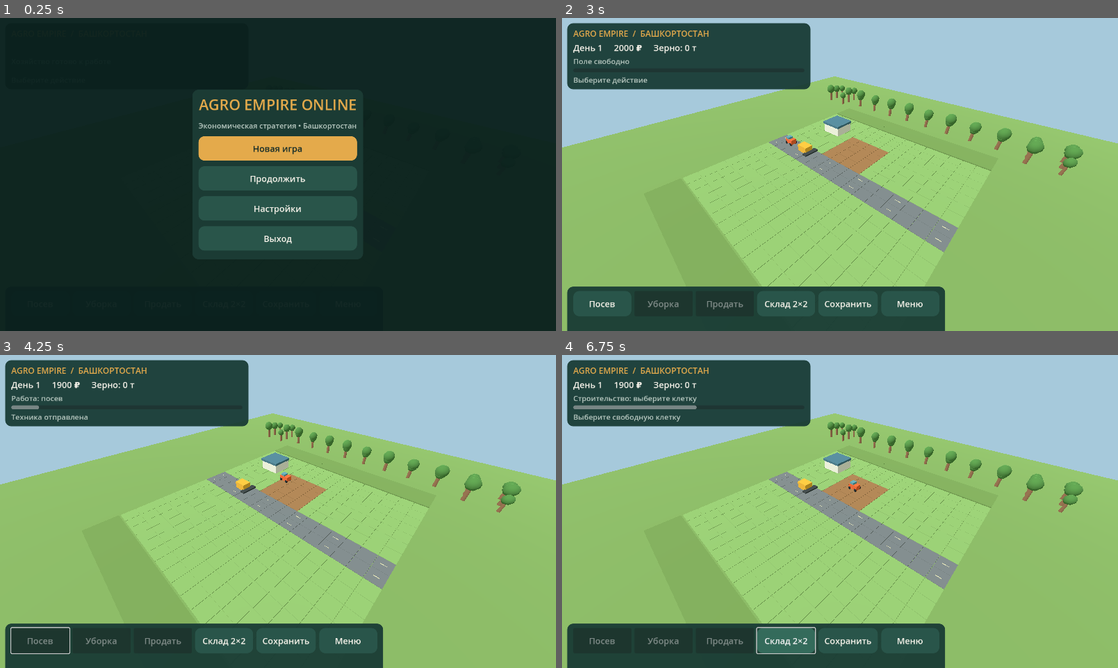
Above: before the commit, frames 1-4 (two rows, left to right).
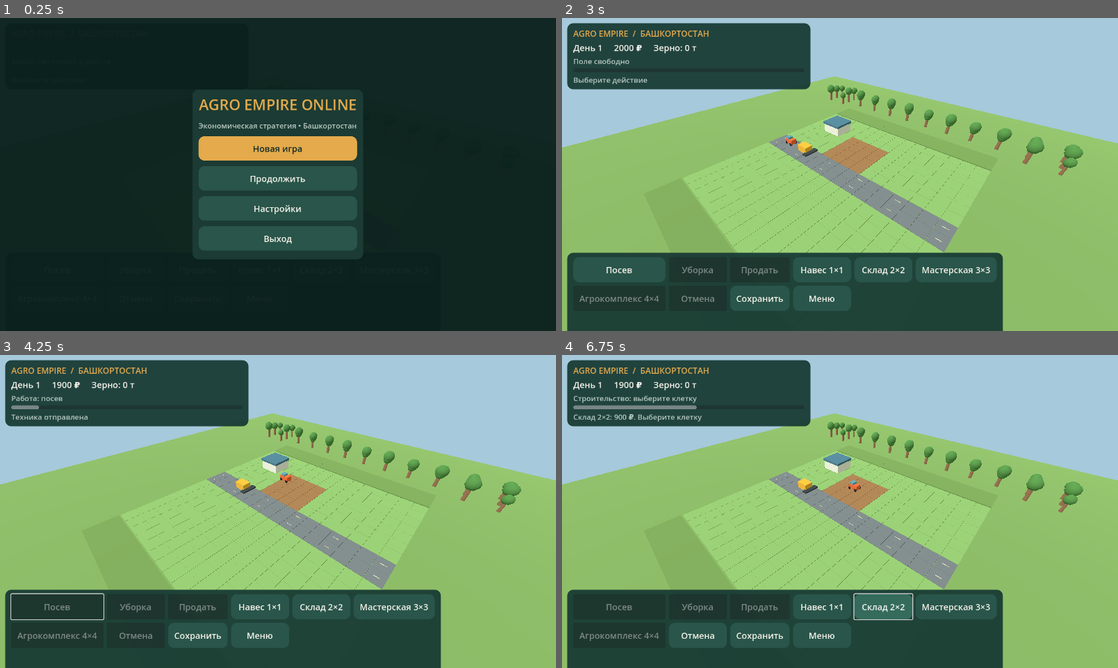
Above: after the commit, the same moments.

Repository: maillunex-lang/fermabash
Game: Godot game, scene res://scenes/Main.tscn
Two runs of this game, one before a commit and one after it. Both use one fixed random seed, a clock stepped at 60 frames per second and the inputs below.
Inputs (mouse positions are in pixels of both pictures, inside the frame that each line leads up to):
- Up to frame 1 (0.25 s): no input
- Up to frame 2 (3 s): click "Сохранить" at 0.5 s; click "Меню" at 1.25 s; click (695, 299) at 2 s, where only the run after the commit has a clickable "Отмена"; click "Новая игра" at 2.75 s
- Up to frame 3 (4.25 s): click "Посев" at 3.5 s
- Up to frame 4 (6.75 s): click "Склад 2×2" at 4.25 s; click (823, 605) at 5 s, where only the run after the commit has a clickable "Навес 1×1"; click (956, 605) at 5.75 s, where only the run after the commit has a clickable "Мастерская 3×3"; click "Склад 2×2" at 6.5 s

The runs differ from the first frame. In frame 2, 11% of the frame differs, in the area x 0-80%, y 74-100%; in frame 3, 11%; in frame 4, 12%, in the area x 0-80%, y 18-100%.

Commit message:
feat: stage 2.3 grid building catalog and placement preview
* feat(stage2.3): catalog and footprint-aware collision rules with legacy saves

* feat(stage2.3): multi-size buildings preview placement and cancellation

* feat(stage2.3): building catalog buttons and cancel control

* test(stage2.3): update action catalog expectations

* test(stage2.3): footprints collisions prices cancellation and legacy saves

* test(stage2.3): correct single-cell overlap assertion

* test(stage2.3): verify rejected construction on occupied cell

* fix(stage2.3): update placement preview on touch drag

* ci(stage2.3): include construction tests in CI and Android build

* ci(stage2.3): include construction tests in CI and Android build

* docs(stage2.3): describe building catalog placement rules and compatibility

Diff:
--- a/scripts/main.gd
+++ b/scripts/main.gd
@@ -16,6 +16,9 @@
 var progress := 0.0
 var structures := {"2,2":true}
 var build := false
+var build_kind := "warehouse"
+var preview_cell := Vector2i(-1,-1)
+var preview: MeshInstance3D
 var running := false
 var world: Node3D
 var cam: Camera3D
@@ -31,6 +34,9 @@
 func _ready() -> void:
  world = Node3D.new()
  add_child(world)
+ preview = MeshInstance3D.new()
+ add_child(preview)
+ preview.visible = false
  var sun := DirectionalLight3D.new()
  sun.rotation_degrees = Vector3(-55,-30,0)
  sun.light_energy = 1.25
@@ -62,6 +68,10 @@
   "harvest": _job("harvest")
   "sell": _sell()
   "build": _start_build()
+  "build_shed": _start_build("shed")
+  "build_workshop": _start_build("workshop")
+  "build_complex": _start_build("complex")
+  "cancel_build": _cancel_build()
   "save": _save()
   "menu": _menu()
   "new": _new()
@@ -89,6 +99,7 @@
  job = ""
  progress = 0
  structures = {"2,2":true}
+ _cancel_build()
  _draw()
  _close()
 func _cube(parent: Node3D,pos: Vector3,size: Vector3,color: Color) -> void:
@@ -117,8 +128,12 @@
   var p: Array = key.split(",")
   var x := int(p[0])
   var z := int(p[1])
-  _cube(world,Vector3((x+1)*CELL,1.2,(z+1)*CELL),Vector3(5.4,2.4,5.4),Color("d4d5c9"))
-  _cube(world,Vector3((x+1)*CELL,2.7,(z+1)*CELL),Vector3(5.8,0.6,5.8),Color("406c7e"))
+  var kind: String = BuildRules.kind_of(structures[key])
+  var size: int = BuildRules.size_of(structures[key])
+  var width := float(size)*CELL
+  var center := Vector3((x+float(size)*0.5)*CELL,1.2,(z+float(size)*0.5)*CELL)
+  _cube(world,center,Vector3(width-0.6,2.4,width-0.6),Color("d4d5c9"))
+  _cube(world,center+Vector3(0,1.5,0),Vector3(width-0.2,0.6,width-0.2),Color.html(str(BuildRules.definition(kind)["color"])))
  tractor = Node3D.new()
  world.add_child(tractor)
  _cube(tractor,Vector3(0,0.8,0),Vector3(2.5,1.2,1.6),Color("d65b2d"))
@@ -147,9 +162,40 @@
  job = kind
  progress = 0.0
  status.text = "Техника отправлена"
-func _start_build() -> void:
+func _start_build(kind: String = "warehouse") -> void:
+ if not BuildRules.CATALOG.has(kind):
+  return
+ build_kind = kind
  build = true
- status.text = "Выберите свободную клетку"
+ preview_cell = Vector2i(-1,-1)
+ preview.visible = false
+ var item: Dictionary = BuildRules.definition(kind)
+ status.text = "%s %d×%d: %d ₽. Выберите клетку" % [item["title"],item["size"],item["size"],item["cost"]]
+func _cancel_build() -> void:
+ build = false
+ preview_cell = Vector2i(-1,-1)
+ if preview != null:
+  preview.visible = false
+func _update_preview(position: Vector2) -> void:
+ if not build:
+  return
+ var cell := _screen_cell(position)
+ preview_cell = cell
+ if cell.x < 0:
+  preview.visible = false
+  return
+ var size: int = int(BuildRules.definition(build_kind)["size"])
+ var valid := BuildRules.can_place(cell,structures,build_kind) and cash >= BuildRules.price(build_kind)
+ var mesh := BoxMesh.new()
+ mesh.size = Vector3(float(size)*CELL,0.12,float(size)*CELL)
+ preview.mesh = mesh
+ preview.position = Vector3((float(cell.x)+float(size)*0.5)*CELL,0.18,(float(cell.y)+float(size)*0.5)*CELL)
+ var material := StandardMaterial3D.new()
+ material.albedo_color = Color(0.2,0.9,0.35,0.6) if valid else Color(0.95,0.22,0.2,0.6)
+ material.transparency = BaseMaterial3D.TRANSPARENCY_ALPHA
+ material.shading_mode = BaseMaterial3D.SHADING_MODE_UNSHADED
+ preview.material_override = material
+ preview.visible = true
 func _sell() -> void:
  if grain == 0:
   status.text = "Склад пуст"
@@ -187,14 +233,19 @@
  game_ui.update_hud(day,cash,grain,stage,job,progress,build)
 func _camera() -> void:
  camera_rig.apply(cam)
-func _pick_cell(position: Vector2) -> void:
+func _screen_cell(position: Vector2) -> Vector2i:
  var origin := cam.project_ray_origin(position)
  var dir := cam.project_ray_normal(position)
  if abs(dir.y) < 0.00001:
-  return
+  return Vector2i(-1,-1)
  var p := origin+dir*(-origin.y/dir.y)
  var cell := Vector2i(floori(p.x/CELL),floori(p.z/CELL))
  if cell.x < 0 or cell.y < 0 or cell.x >= 16 or cell.y >= 16:
+  return Vector2i(-1,-1)
+ return cell
+func _pick_cell(position: Vector2) -> void:
+ var cell := _screen_cell(position)
+ if cell.x < 0:
   return
  if build:
   _build(cell)
@@ -217,23 +268,32 @@
   if e.position.distance_to(touch_start) > 14:
    touch_moved = true
   camera_rig.touch(e)
+  if build:
+   _update_preview(e.position)
  elif e is InputEventMouseButton and e.button_index == MOUSE_BUTTON_LEFT and e.pressed:
   _pick_cell(e.position)
+ elif e is InputEventMouseMotion:
+  camera_rig.mouse(e)
+  _update_preview(e.position)
+ elif e is InputEventKey and e.pressed and e.keycode == KEY_ESCAPE and build:
+  _cancel_build()
+  status.text = "Строительство отменено"
  else:
   camera_rig.mouse(e)
  _camera()
 func _build(cell: Vector2i) -> void:
- if cash < 900:
+ var price: int = BuildRules.price(build_kind)
+ if cash < price:
   status.text = "Недостаточно денег"
   return
- if not BuildRules.can_place(cell, structures):
+ if not BuildRules.can_place(cell,structures,build_kind):
   status.text = "Недоступная или занятая клетка"
   return
- cash -= 900
- structures["%d,%d" % [cell.x,cell.y]] = true
- build = false
+ cash -= price
+ structures["%d,%d" % [cell.x,cell.y]] = build_kind
+ _cancel_build()
  _draw()
- status.text = "Склад построен!"
+ status.text = "Постройка завершена!"
 func _snapshot() -> Dictionary:
  return {"version":1,"cash":cash,"grain":grain,"stage":stage,"structures":structures.duplicate(),"job":job,"progress":progress,"day":day,"elapsed_seconds":elapsed_seconds}
 func _save() -> void:
@@ -250,6 +310,7 @@
  grain = int(data["grain"])
  stage = int(data["stage"])
  structures = data["structures"].duplicate()
+ _cancel_build()
  job = str(data["job"])
  progress = float(data["progress"])
  day = int(data["day"])
--- a/scripts/systems/build_rules.gd
+++ b/scripts/systems/build_rules.gd
@@ -1,12 +1,33 @@
 extends RefCounted
-## Pure placement rules. The client and a future authoritative server can share these constraints.
+## Deterministic grid placement rules, independent of UI and rendering.
 const GRID_SIZE := 16
 const BUILDING_SIZE := 2
 const BUILDING_COST := 900
+const CATALOG := {
+ "shed": {"title":"Навес","size":1,"cost":250,"color":"9d8564"},
+ "warehouse": {"title":"Склад","size":2,"cost":900,"color":"406c7e"},
+ "workshop": {"title":"Мастерская","size":3,"cost":1600,"color":"b16f45"},
+ "complex": {"title":"Агрокомплекс","size":4,"cost":3000,"color":"648e62"}
+}
 
-static func can_place(cell: Vector2i, structures: Dictionary) -> bool:
- for x in range(cell.x, cell.x + BUILDING_SIZE):
-  for z in range(cell.y, cell.y + BUILDING_SIZE):
+static func definition(kind: String) -> Dictionary:
+ return CATALOG.get(kind,{})
+
+static func kind_of(value: Variant) -> String:
+ # Stage 1 and 2.2 saves store true for an existing 2x2 warehouse.
+ if value is String and CATALOG.has(value):
+  return value
+ return "warehouse"
+
+static func size_of(value: Variant) -> int:
+ return int(definition(kind_of(value)).get("size",BUILDING_SIZE))
+
+static func can_place(cell: Vector2i, structures: Dictionary, kind: String = "warehouse") -> bool:
+ if not CATALOG.has(kind):
+  return false
+ var footprint := int(CATALOG[kind]["size"])
+ for x in range(cell.x,cell.x+footprint):
+  for z in range(cell.y,cell.y+footprint):
    if x < 0 or z < 0 or x >= GRID_SIZE or z >= GRID_SIZE:
     return false
    if z == 7 or z == 8:
@@ -19,6 +40,10 @@
      return false
     var bx := int(parts[0])
     var bz := int(parts[1])
-    if x >= bx and x < bx + BUILDING_SIZE and z >= bz and z < bz + BUILDING_SIZE:
+    var existing_size := size_of(structures[key])
+    if x >= bx and x < bx+existing_size and z >= bz and z < bz+existing_size:
      return false
  return true
+
+static func price(kind: String) -> int:
+ return int(definition(kind).get("cost",0))
--- a/scripts/ui/game_ui.gd
+++ b/scripts/ui/game_ui.gd
@@ -89,7 +89,8 @@
  actions_panel.add_child(flow)
  for entry in [
   ["Посев","sow"],["Уборка","harvest"],["Продать","sell"],
-  ["Склад 2×2","build"],["Сохранить","save"],["Меню","menu"]
+  ["Навес 1×1","build_shed"],["Склад 2×2","build"],["Мастерская 3×3","build_workshop"],
+  ["Агрокомплекс 4×4","build_complex"],["Отмена","cancel_build"],["Сохранить","save"],["Меню","menu"]
  ]:
   action_buttons[entry[1]] = _button(flow,entry[0],entry[1])
 
@@ -125,7 +126,7 @@
  var compact := viewport.x < 900
  info_panel.position = Vector2(12,12)
  info_panel.size = Vector2(minf(viewport.x-24,560 if not compact else viewport.x-24),0)
- actions_panel.position = Vector2(12,viewport.y-(188 if compact else 102))
+ actions_panel.position = Vector2(12,viewport.y-(250 if compact else 180))
  actions_panel.size = Vector2(minf(viewport.x-24,510 if compact else 840),0)
  var flow := actions_panel.get_child(0) as GridContainer
  flow.columns = 3 if compact else 6
@@ -148,3 +149,7 @@
  action_buttons["harvest"].disabled = job != "" or stage != 2
  action_buttons["sell"].disabled = grain <= 0
  action_buttons["build"].disabled = cash < 900
+ action_buttons["build_shed"].disabled = cash < 250
+ action_buttons["build_workshop"].disabled = cash < 1600
+ action_buttons["build_complex"].disabled = cash < 3000
+ action_buttons["cancel_build"].disabled = not building
--- /dev/null
+++ b/tests/construction.gd
@@ -0,0 +1,45 @@
+extends SceneTree
+const Rules = preload("res://scripts/systems/build_rules.gd")
+func _initialize() -> void:
+ call_deferred("_test")
+func _test() -> void:
+ assert(Rules.CATALOG.size() == 4)
+ assert(Rules.size_of(true) == 2)
+ assert(Rules.can_place(Vector2i(10,10),{"2,2":true},"warehouse"))
+ assert(not Rules.can_place(Vector2i(3,3),{"2,2":true},"shed"))
+ assert(not Rules.can_place(Vector2i(14,14),{},"complex"))
+ assert(not Rules.can_place(Vector2i(7,4),{},"workshop"))
+ assert(not Rules.can_place(Vector2i(10,6),{},"complex"))
+ assert(not Rules.can_place(Vector2i(11,11),{"11,11":"workshop"},"shed"))
+ assert(not Rules.can_place(Vector2i(11,11),{"10,10":"complex"},"shed"))
+ assert(not Rules.can_place(Vector2i(10,10),{},"invalid"))
+ var scene = load("res://scenes/Main.tscn").instantiate()
+ root.add_child(scene)
+ await process_frame
+ scene._new()
+ scene._start_build("shed")
+ assert(scene.build)
+ scene._build(Vector2i(10,10))
+ assert(scene.cash == 1750)
+ assert(scene.structures["10,10"] == "shed")
+ assert(not scene.build)
+ scene._start_build("workshop")
+ scene._build(Vector2i(10,10))
+ assert(scene.cash == 1750)
+ assert(scene.build)
+ scene._cancel_build()
+ assert(not scene.build)
+ scene._save()
+ scene.structures.clear()
+ scene._load()
+ assert(scene.structures["10,10"] == "shed")
+ assert(scene.structures["2,2"] == true)
+ scene.cash = 5000
+ scene._start_build("complex")
+ scene._build(Vector2i(10,10))
+ assert(scene.cash == 5000)
+ scene._build(Vector2i(10,0))
+ assert(scene.cash == 2000)
+ assert(scene.structures["10,0"] == "complex")
+ print("CONSTRUCTION_TEST_PASS")
+ quit()
--- a/tests/ui.gd
+++ b/tests/ui.gd
@@ -7,7 +7,7 @@
  await process_frame
  assert(scene.game_ui != null)
  assert(scene.game_ui.menu_overlay.visible)
- assert(scene.game_ui.action_buttons.size() == 6)
+ assert(scene.game_ui.action_buttons.size() == 10)
  assert(scene.game_ui.menu_buttons.size() == 4)
  scene.game_ui.action_requested.emit("new")
  assert(scene.running)
Not shown, added: docs/STAGE_2_3.md
Not shown, changed: tools/build_android_on_vps.sh
